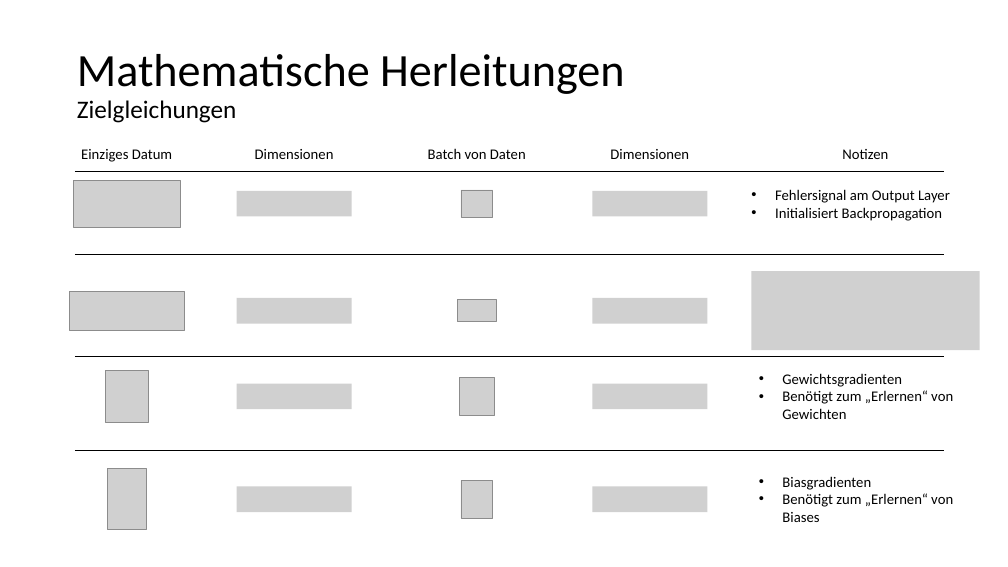
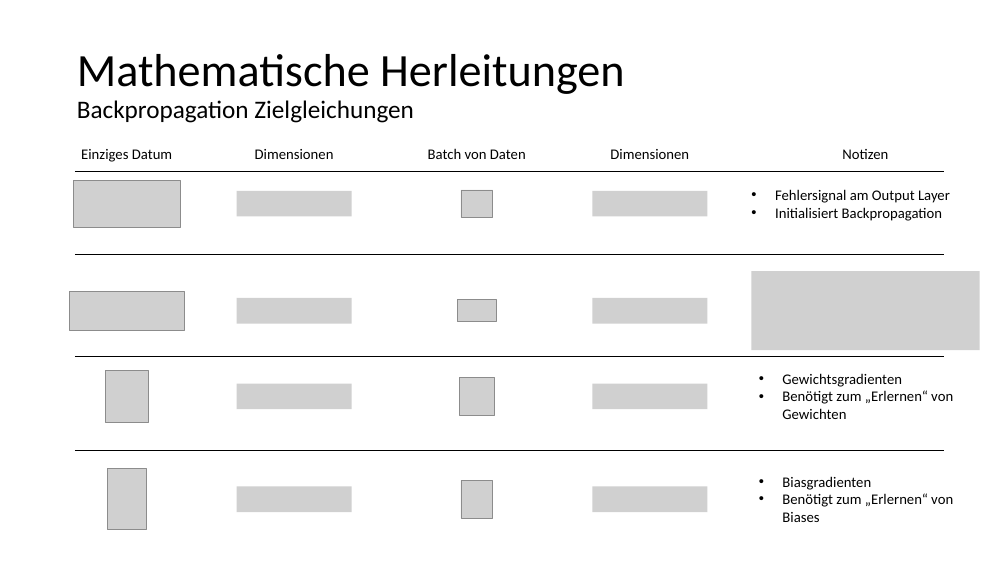
Before and after one commit to kevinsuedmersen/neural_networks_from_scratch, a slide deck: slide 7 of theory/submission/result_presentation.pptx. Drawn at 1008x567 pixels with LibreOffice and Linux fonts; fonts in the diff are those of the drawing; grey boxes stand for pictures. Boxes give left, top, right and bottom in pixels: in the first picture for what was removed or moved away, otherwise in the second. Text is boxed around its words. In the diff, an @@ line names an element or a change of style, - is before the commit and + after.

```diff
--- a/theory/submission/result_presentation.pptx
+++ b/theory/submission/result_presentation.pptx
@@ title at <box>77,54,624,123</box>: text changed; size 44 to 24 pt @@
-Mathematische Herleitungen
-Zielgleichungen
+Mathematische Herleitungen
+Backpropagation Zielgleichungen
```
Also in this commit, not shown: 3 other slides changed.
